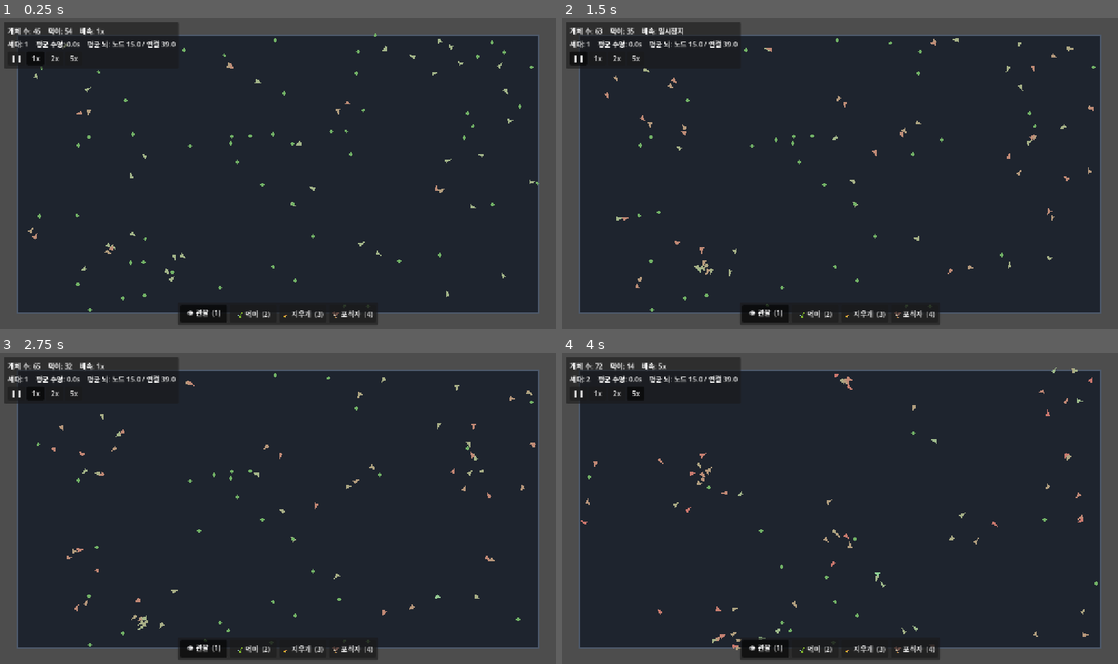
Above: before the commit, frames 1-4 (two rows, left to right).
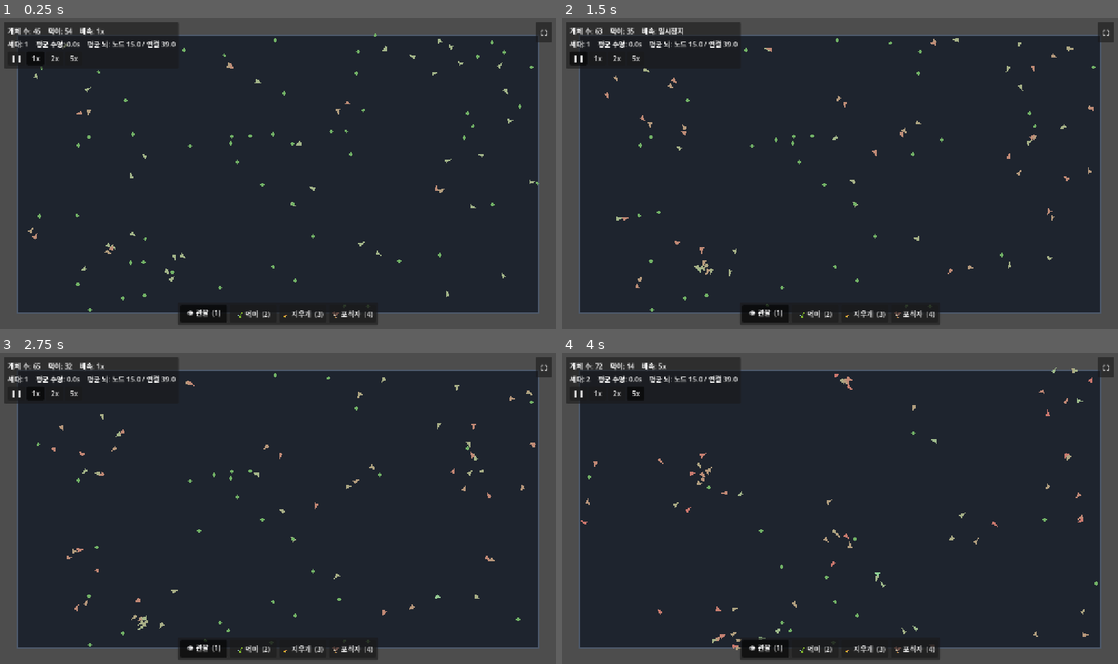
Above: after the commit, the same moments.

Repository: MoriochoRadio/mindlings
Game: Godot game, scene res://scenes/Main.tscn
Two runs of this game, one before a commit and one after it. Both use one fixed random seed, a clock stepped at 60 frames per second and the inputs below.
Inputs (mouse positions are in pixels of both pictures, inside the frame that each line leads up to):
- Up to frame 1 (0.25 s): no input
- Up to frame 2 (1.5 s): click (1106, 33) at 0.5 s, where only the run after the commit has a clickable "⛶"; click "❚❚" at 1.25 s
- Up to frame 3 (2.75 s): click "1x" at 2 s
- Up to frame 4 (4 s): click "2x" at 2.75 s; click "5x" at 3.5 s

The runs differ from the first frame. In frame 1, 0.2% of the frame differs, in the area x 96-100%, y 1-8%; in frame 2, 0.2%; in frame 3, 0.2%; in frame 4, 0.2%.

Commit message:
feat: 전체화면·리사이즈 지원 (왜곡 없이 화면을 꽉 채움)
1280x720 고정 창을 풀고 어떤 모니터에서도 크게 보이게 한다(본격 해상도 메뉴는 M6).

- project.godot: window override 제거, mode=2(최대화로 시작), resizable=true.
  stretch mode=canvas_items + aspect=expand → 왜곡 없이 채움(생명체가 늘어나지 않음,
  넓은 화면에선 영역이 더 보임).
- HUD.gd: 우상단 작은 전체화면 버튼(⛶) + F11 / Alt+Enter 토글(전체화면↔최대화).
  배속 버튼 focus_mode=NONE(Alt+Enter의 Enter가 버튼을 누르지 않게).
- BrainPanel.gd: 좌하단 앵커로 고정 → 리사이즈/전체화면에서도 제자리.
  (툴바 하단중앙·토스트 상단중앙·HUD 좌상단은 이미 앵커 기반이라 자동 추종.)

Co-Authored-By: Claude Opus 4.8 (1M context) <noreply@anthropic.com>

Diff:
--- a/project.godot
+++ b/project.godot
@@ -23,9 +23,10 @@
 
 window/size/viewport_width=1280
 window/size/viewport_height=720
-window/size/window_width_override=1280
-window/size/window_height_override=720
+window/size/mode=2
+window/size/resizable=true
 window/stretch/mode="canvas_items"
+window/stretch/aspect="expand"
 
 [rendering]
 
--- a/scripts/BrainPanel.gd
+++ b/scripts/BrainPanel.gd
@@ -14,10 +14,16 @@
 
 func _ready() -> void:
 	add_to_group("brain_panel")
-	size = PANEL_SIZE
 	mouse_filter = Control.MOUSE_FILTER_IGNORE
-	var vp: Vector2 = get_viewport_rect().size
-	position = Vector2(12.0, vp.y - PANEL_SIZE.y - 12.0)
+	# 좌하단에 앵커로 고정 → 리사이즈/전체화면(stretch expand)에서도 제자리에 머문다.
+	anchor_left = 0.0
+	anchor_right = 0.0
+	anchor_top = 1.0
+	anchor_bottom = 1.0
+	offset_left = 12.0
+	offset_right = 12.0 + PANEL_SIZE.x
+	offset_top = -(PANEL_SIZE.y + 12.0)
+	offset_bottom = -12.0
 	visible = false
 
 ## World가 호출(call_group). null이면 패널을 숨긴다.
--- a/scripts/HUD.gd
+++ b/scripts/HUD.gd
@@ -65,10 +65,51 @@
 		var b := Button.new()
 		b.text = entry["label"]
 		b.toggle_mode = true
+		b.focus_mode = Control.FOCUS_NONE  # Alt+Enter의 Enter가 버튼을 누르지 않게
 		b.custom_minimum_size = Vector2(40, 0)
 		b.pressed.connect(_set_speed.bind(entry["value"]))
 		hbox.add_child(b)
 		_buttons.append(b)
+
+	_build_fullscreen_button()
+
+## 화면 우상단의 작은 전체화면 토글 버튼. 리사이즈/전체화면에서도 우상단에 붙어 있게 앵커.
+func _build_fullscreen_button() -> void:
+	var b := Button.new()
+	b.text = "⛶"
+	b.tooltip_text = "전체화면 (F11 / Alt+Enter)"
+	b.focus_mode = Control.FOCUS_NONE
+	b.custom_minimum_size = Vector2(36, 32)
+	b.add_theme_font_size_override("font_size", 18)
+	# 우상단 앵커(토스트는 상단 중앙이라 겹치지 않음).
+	b.anchor_left = 1.0
+	b.anchor_right = 1.0
+	b.anchor_top = 0.0
+	b.anchor_bottom = 0.0
+	b.grow_horizontal = Control.GROW_DIRECTION_BEGIN
+	b.offset_left = -46.0
+	b.offset_top = 10.0
+	b.offset_right = -10.0
+	b.offset_bottom = 42.0
+	b.pressed.connect(_toggle_fullscreen)
+	add_child(b)
+
+## F11 / Alt+Enter 로도 전체화면 토글.
+func _unhandled_key_input(event: InputEvent) -> void:
+	if not (event is InputEventKey) or not event.pressed or event.echo:
+		return
+	var k: InputEventKey = event
+	if k.keycode == KEY_F11 or (k.keycode == KEY_ENTER and k.alt_pressed):
+		_toggle_fullscreen()
+		get_viewport().set_input_as_handled()
+
+## 전체화면 ↔ 최대화 토글(기본 실행이 최대화이므로 돌아갈 때도 최대화로).
+func _toggle_fullscreen() -> void:
+	var mode: int = DisplayServer.window_get_mode()
+	var is_fs: bool = mode == DisplayServer.WINDOW_MODE_FULLSCREEN \
+		or mode == DisplayServer.WINDOW_MODE_EXCLUSIVE_FULLSCREEN
+	DisplayServer.window_set_mode(
+		DisplayServer.WINDOW_MODE_MAXIMIZED if is_fs else DisplayServer.WINDOW_MODE_FULLSCREEN)
 
 func _set_speed(speed: float) -> void:
 	_current_speed = speed
